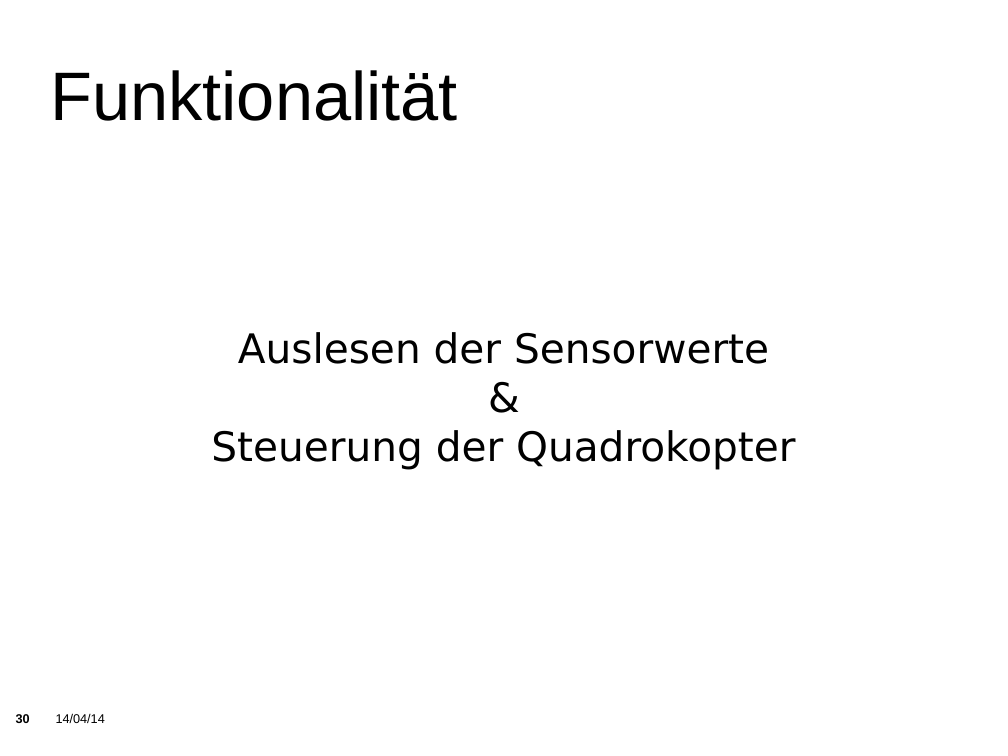
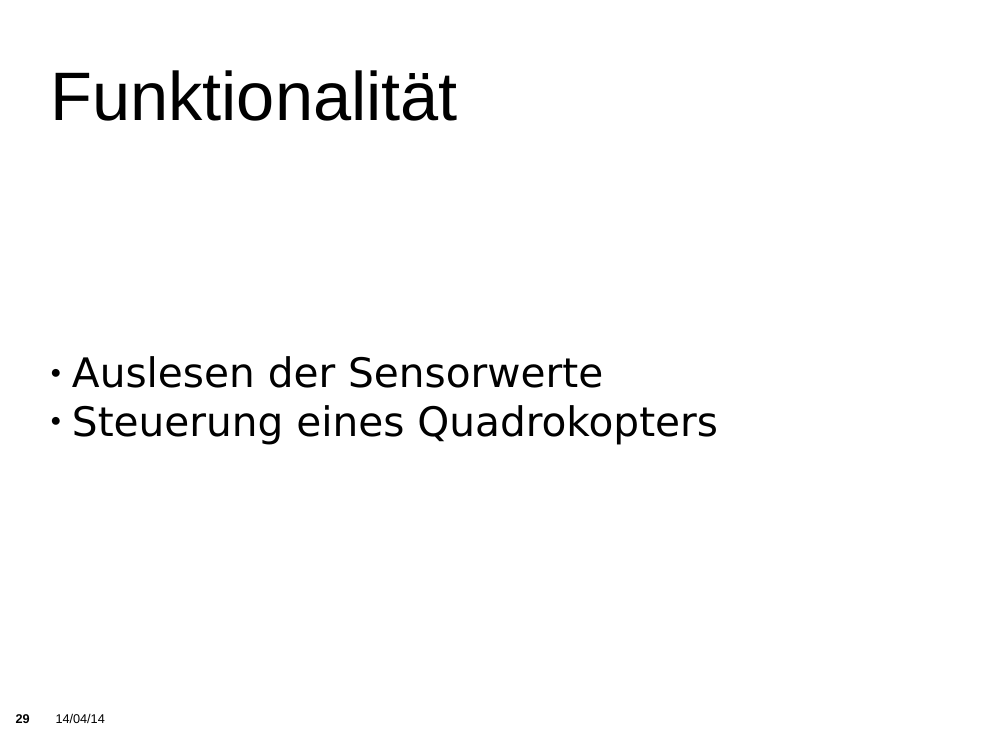
Before and after one commit to KITrokopter/Presentation, a slide deck: slide 29 of PresentationInTotal v0.1.odp (slide 30 before the commit). Drawn at 1008x756 pixels with LibreOffice and Linux fonts; fonts in the diff are those of the drawing; background and template pictures are left out. Boxes give left, top, right and bottom in pixels: in the first picture for what was removed or moved away, otherwise in the second. Text is boxed around its words. In the diff, an @@ line names an element or a change of style, - is before the commit and + after.

```diff
--- a/PresentationInTotal v0.1.odp
+++ b/PresentationInTotal v0.1.odp
@@ subtitle at (72,356,603,388): alignment centre to left; bullet none to ● @@
@@ subtitle at (72,405,718,445): text changed @@
-&
-Steuerung der Quadrokopter
+● Steuerung eines Quadrokopters
```
Also in this commit, not shown: 10 other slides changed, 3 slides removed.
